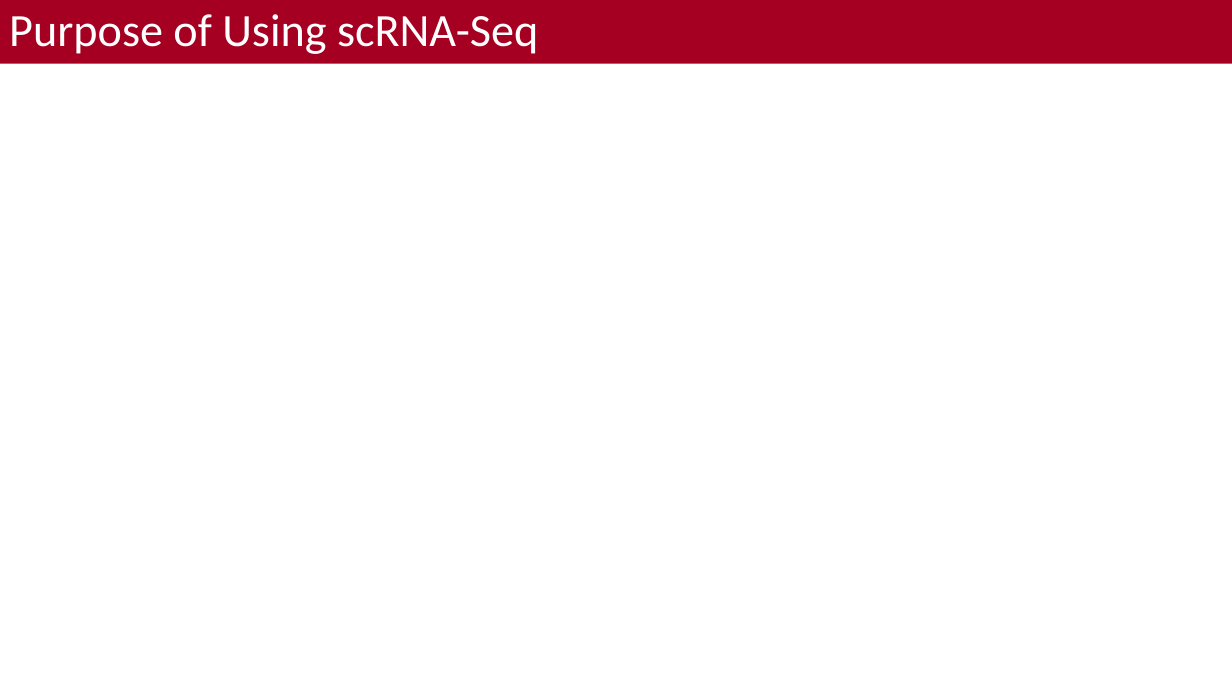
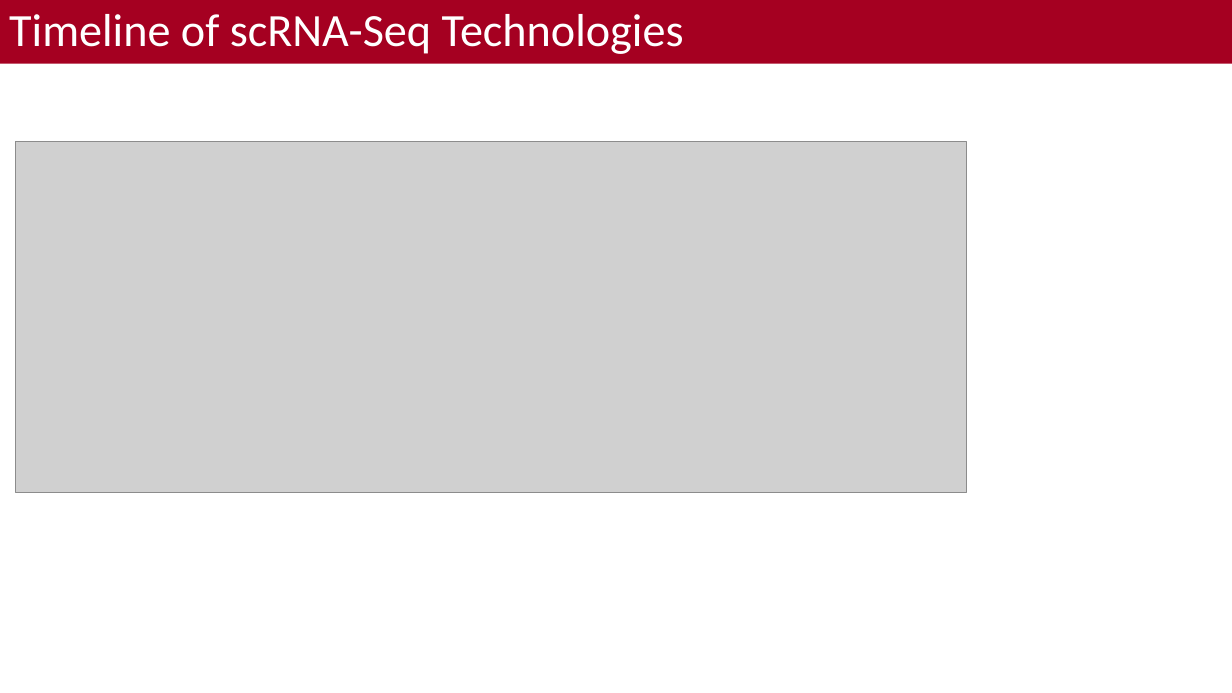
Before and after one commit to bacorli2/scrna_workshop, a slide deck: slide 7 of M1_Intro_scRNA-Seq/Introduction_scRNA-Seq.pptx (slide 2 before the commit). Drawn at 1232x693 pixels with LibreOffice and Linux fonts; fonts in the diff are those of the drawing; grey boxes stand for pictures; background and template pictures are left out. Boxes give left, top, right and bottom in pixels: in the first picture for what was removed or moved away, otherwise in the second. Text is boxed around its words. In the diff, an @@ line names an element or a change of style, - is before the commit and + after.

Commit message:
Updates to M0-M3 slides.

```diff
--- a/M1_Intro_scRNA-Seq/Introduction_scRNA-Seq.pptx
+++ b/M1_Intro_scRNA-Seq/Introduction_scRNA-Seq.pptx
@@ title at (9, 14, 684, 54): text changed @@
-Purpose of Using scRNA-Seq
+Timeline of scRNA-Seq Technologies
@@ picture added at (16, 141, 967, 492) @@
```
Also in this commit, not shown: 10 slides added, 1 other file.
